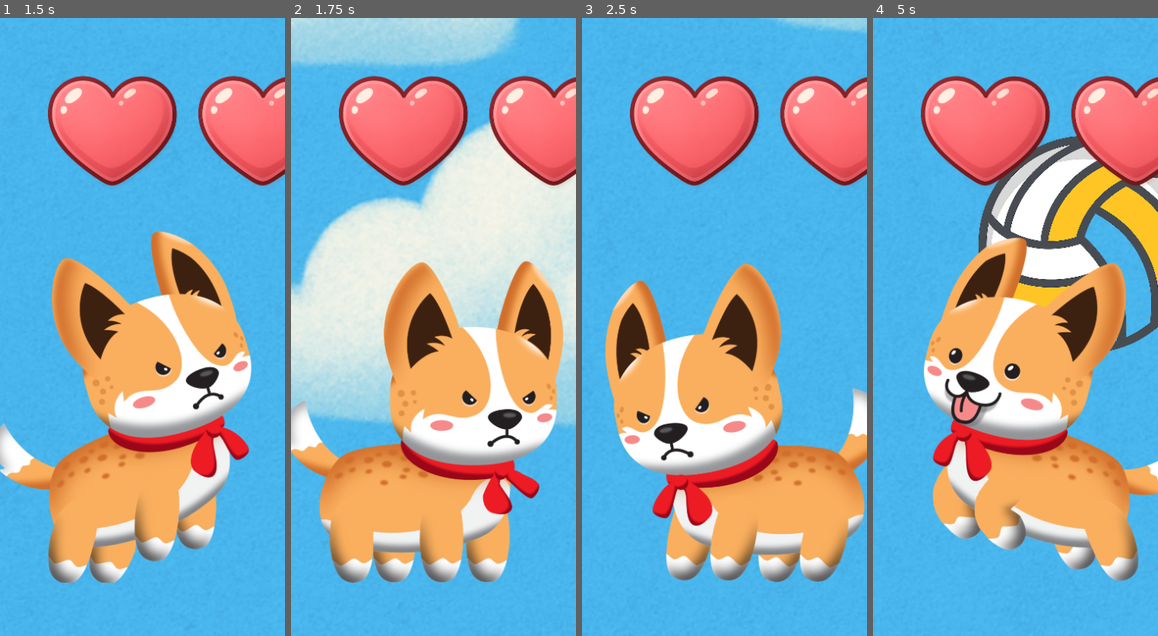
Above: before the commit, frames 1-4 (left to right).
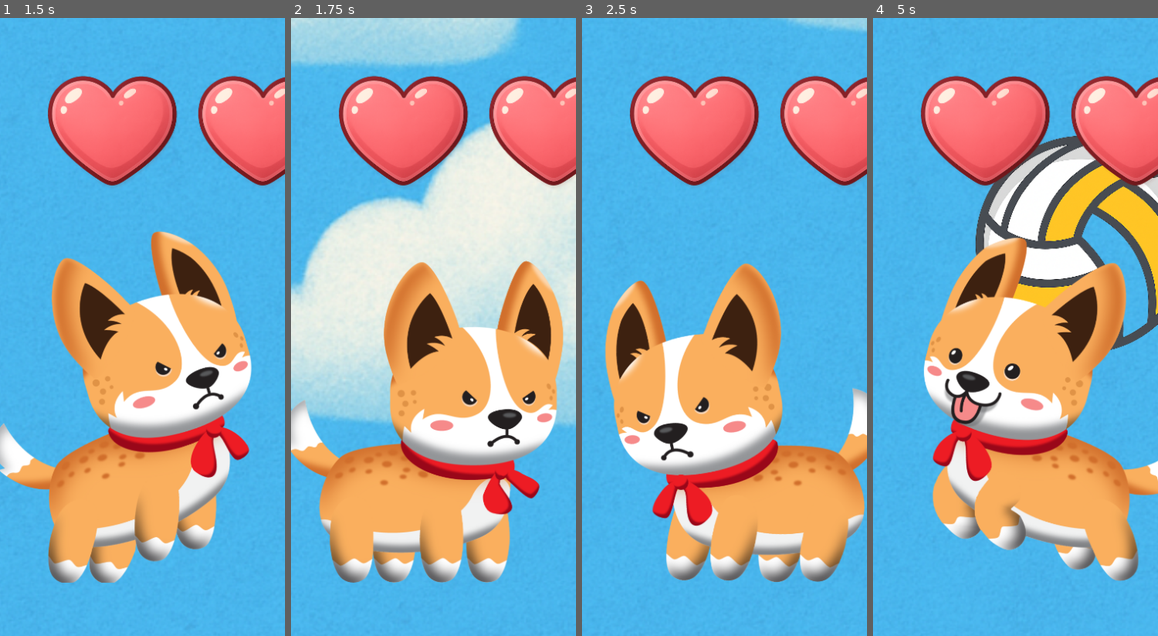
Above: after the commit, the same moments.

Repository: codyromano/chonki
Game: Godot game, scene res://scenes/level1.tscn
The game is run twice, just before and just after one commit, with the same random seed, the same clock (stepped at 60 frames per second) and the same inputs. Sound files missing from this copy of the repository are replaced by a short silence.
Inputs:
- Up to frame 1 (1.5 s): hold Right (ui_right) from 0.53 s (still down); tap D (push) at 0.6 s; tap Up (ui_up) at 0.77, 1.07 s; tap S (ram) at 0.8, 1.35 s
- Up to frame 2 (1.75 s): keep holding Right (ui_right); tap Up (ui_up) at 1.52, 1.55 s
- Up to frame 3 (2.5 s): tap Up (ui_up) at 1.82, 2.1 s; release Right (ui_right) at 2.03 s; hold Left (ui_left) from 2.03 s (still down); tap D (push) at 2.3 s
- Up to frame 4 (5 s): release Left (ui_left) at 2.78 s; hold Right (ui_right) 2.78-4.28 s; tap D (push) at 2.85, 4.35 s; tap Up (ui_up) at 3.02, 3.32, 3.77, 3.8, 4.07, 4.52, 4.82 s; tap S (ram) at 3.05, 3.6 s; hold Left (ui_left) from 4.28 s (still down)

Frame 1 is identical in both runs. In frame 2, less than 0.1% of the frame differs, in the area x 4-68%, y 17-43%; in frame 3, less than 0.1%; in frame 4, 2.4%, in the area x 35-100%, y 19-54%.

Commit message:
make sure chonki falls before triggering win sequence

Diff:
--- a/scenes/Camera2D.gd
+++ b/scenes/Camera2D.gd
@@ -12,13 +12,27 @@
 	initial_zoom = zoom
 	initial_position = global_position
 
-	# Connect to the win game signal
-	GlobalSignals.win_game.connect(_on_win_game)
+	# TODO: This is a hack! Camera2D is a child of ChonkiCharacter, but the signal we need is on the Chonki node (the grandparent).
+	# So we walk up the parent chain to find a node with the chonki_landed_and_hearts_spawned signal and connect to it.
+	# If you refactor the scene tree, update this logic accordingly.
+	var node = get_parent()
+	var found = false
+	while node:
+		if node.has_signal("chonki_landed_and_hearts_spawned"):
+			node.connect("chonki_landed_and_hearts_spawned", Callable(self, "_on_chonki_landed_and_hearts_spawned"))
+			found = true
+			break
+		node = node.get_parent()
+	# If not found, this camera will not zoom on win.
 
-func _on_win_game():
+
+# Called when Chonki has landed and hearts have spawned
+func _on_chonki_landed_and_hearts_spawned():
 	if not target:
-		print("Warning: No target set for camera zoom")
 		return
+
+	# Ensure this camera is current
+	make_current()
 
 	# Create a new tween
 	if tween:
@@ -40,6 +54,12 @@
 	tween.tween_property(self, "zoom", target_zoom, duration)
 	tween.tween_property(self, "zoom", target_zoom, duration).set_ease(Tween.EASE_OUT).set_trans(Tween.TRANS_CUBIC)
 
+func wait_for_target_to_land() -> void:
+	while true:
+		if "body" in target and target.body and target.body.is_on_floor():
+			break
+		await get_tree().process_frame
+
 # Optional: Function to reset camera to initial state
 func reset_camera():
 	if tween:
--- a/scenes/characters/dave.tscn
+++ b/scenes/characters/dave.tscn
@@ -28,7 +28,7 @@
 }]
 
 [sub_resource type="RectangleShape2D" id="RectangleShape2D_jsfiw"]
-size = Vector2(719, 1338)
+size = Vector2(43.5, 4286)
 
 [node name="Dave" type="Area2D"]
 script = ExtResource("1_u84ec")
@@ -39,7 +39,7 @@
 animation = &"concerned"
 
 [node name="CollisionShape2D" type="CollisionShape2D" parent="."]
-position = Vector2(549.5, 858)
+position = Vector2(187, -616)
 shape = SubResource("RectangleShape2D_jsfiw")
 
 [connection signal="body_entered" from="." to="." method="_on_body_entered"]
--- a/scenes/chonki.gd
+++ b/scenes/chonki.gd
@@ -31,7 +31,9 @@
 @onready var hud = get_tree().get_first_node_in_group("HUDControl")
 var is_game_over = false
 
-const PAUSE_MODE_PROCESS = 2
+
+# Signal to indicate Chonki has landed and hearts have spawned
+signal chonki_landed_and_hearts_spawned
 
 func _ready() -> void:
 	sprite.play("sleep")
@@ -59,9 +61,16 @@
 
 func on_win_game() -> void:
 	is_game_win = true
+	# Wait for Chonki to land on the floor before spawning hearts
+	await wait_for_chonki_to_land()
 	spawn_floating_hearts()
+	emit_signal("chonki_landed_and_hearts_spawned")
 	# Start fade out and scene transition after 5 seconds using the autoload
 	FadeTransition.fade_out_and_change_scene("res://scenes/level_result.tscn", 5.0, 3.0)
+
+func wait_for_chonki_to_land() -> void:
+	while not body.is_on_floor():
+		await get_tree().process_frame
 
 func spawn_floating_hearts() -> void:
 	var frame_texture = sprite.sprite_frames.get_frame_texture(
@@ -114,7 +123,7 @@
 					var v = collider.get_platform_velocity()
 					# print("Chonki is standing on a Volleyball! Volleyball x velocity: %f" % v.x)
 					platform_velocity = v
-				else:
+				#else:
 					platform_velocity = Vector2.ZERO
 			else:
 				platform_velocity = Vector2.ZERO
@@ -126,11 +135,10 @@
 func handle_movement(delta: float) -> void:
 	var platform_velocity = get_platform_velocity()
 
-	if is_game_win:
-		body.velocity = Vector2(0, 0)
-		return
-
-	var direction: float = Input.get_action_strength("ui_right") - Input.get_action_strength("ui_left")
+	var direction: float = 0.0
+	if not is_game_win:
+		direction = Input.get_action_strength("ui_right") - Input.get_action_strength("ui_left")
+
 	var current_time = Time.get_unix_time_from_system()
 
 	if hit_time != null && current_time - hit_time <= HIT_RECOVERY_TIME:
@@ -142,7 +150,7 @@
 		pass
 
 	# Handle horizontal movement and special actions
-	if Input.is_action_just_pressed("push") or Input.is_action_just_pressed("ram"):
+	if not is_game_win and (Input.is_action_just_pressed("push") or Input.is_action_just_pressed("ram")):
 		if body.is_on_floor():
 			velocity.y = -1000
 	else:
@@ -158,8 +166,13 @@
 		velocity.y = MAX_FALL_SPEED
 
 	# Handle jumping
-	if Input.is_action_just_pressed("ui_up") and body.is_on_floor():
+	if not is_game_win and Input.is_action_just_pressed("ui_up") and body.is_on_floor():
 		velocity.y = JUMP_FORCE
+
+	# Only freeze Chonki after win once on the floor
+	if is_game_win and body.is_on_floor():
+		body.velocity = Vector2(0, 0)
+		return
 
 	body.velocity = velocity
 
